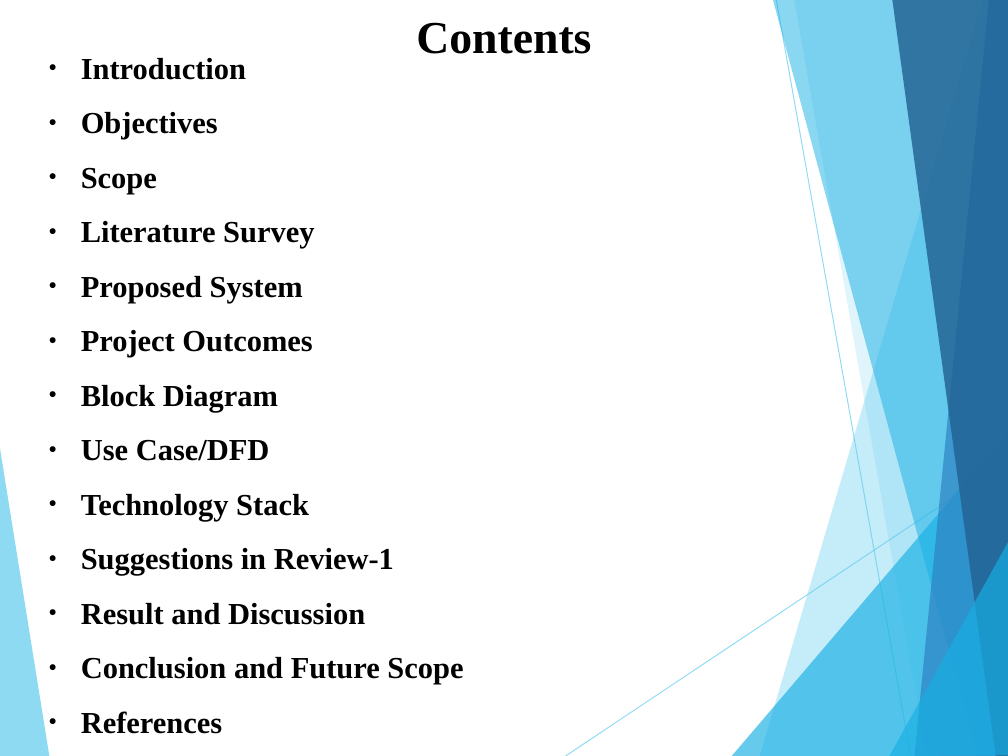
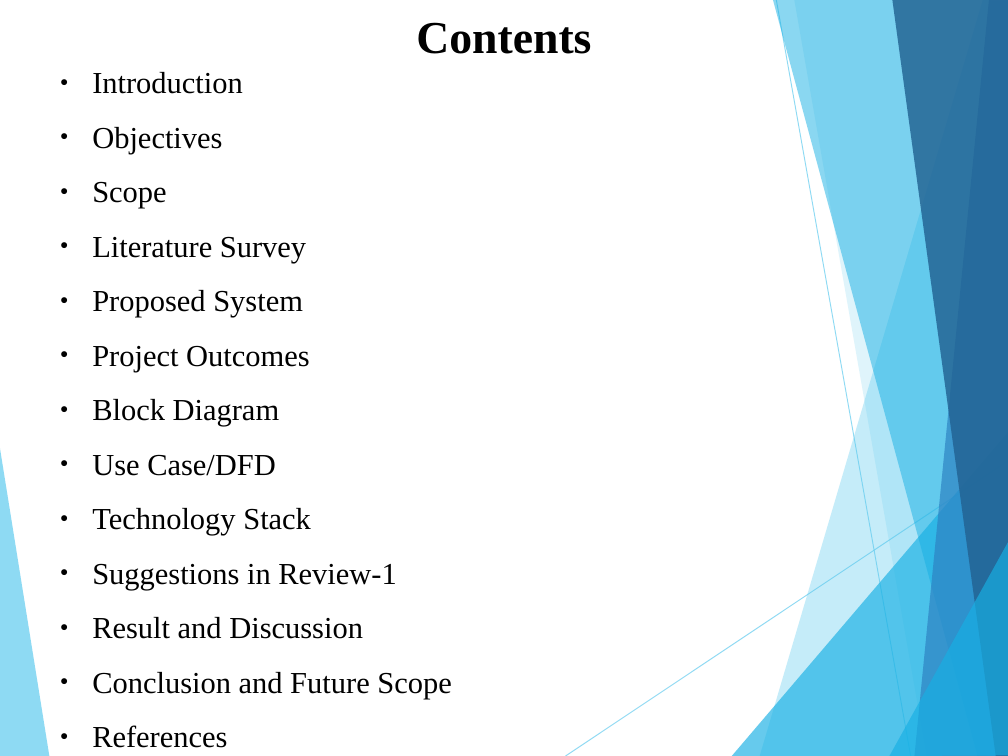
Before and after one commit to rahul007-bit/Reimbursement, a slide deck: slide 2 of Reimbursement Services PPT.pptx. Drawn at 1008x756 pixels with LibreOffice and Linux fonts; fonts in the diff are those of the drawing. Boxes give left, top, right and bottom in pixels: in the first picture for what was removed or moved away, otherwise in the second. Text is boxed around its words. In the diff, an @@ line names an element or a change of style, - is before the commit and + after.

```diff
--- a/Reimbursement Services PPT.pptx
+++ b/Reimbursement Services PPT.pptx
@@ text "Introduction" moved from (x1=81, y1=58, x2=463, y2=734) to (x1=92, y1=72, x2=451, y2=748) @@
@@ text "Introduction" at (x1=92, y1=72, x2=451, y2=748): bold off @@
```
Also in this commit, not shown: 9 other slides changed, 1 slide added, 10 other files.
